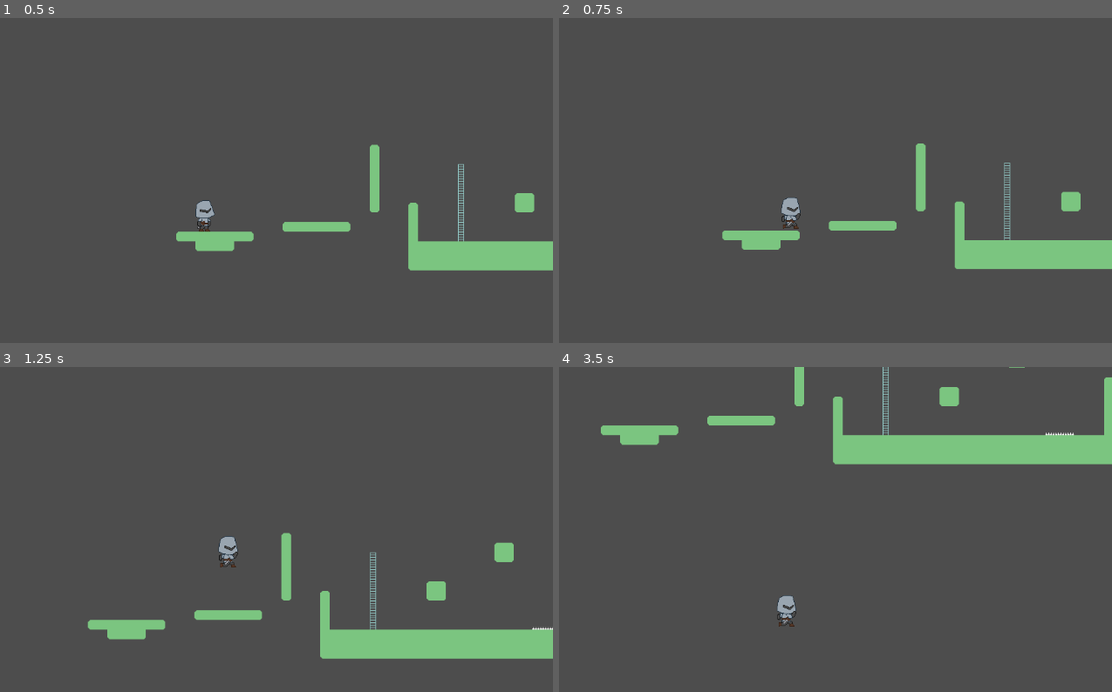
Above: before the commit, frames 1-4 (two rows, left to right).
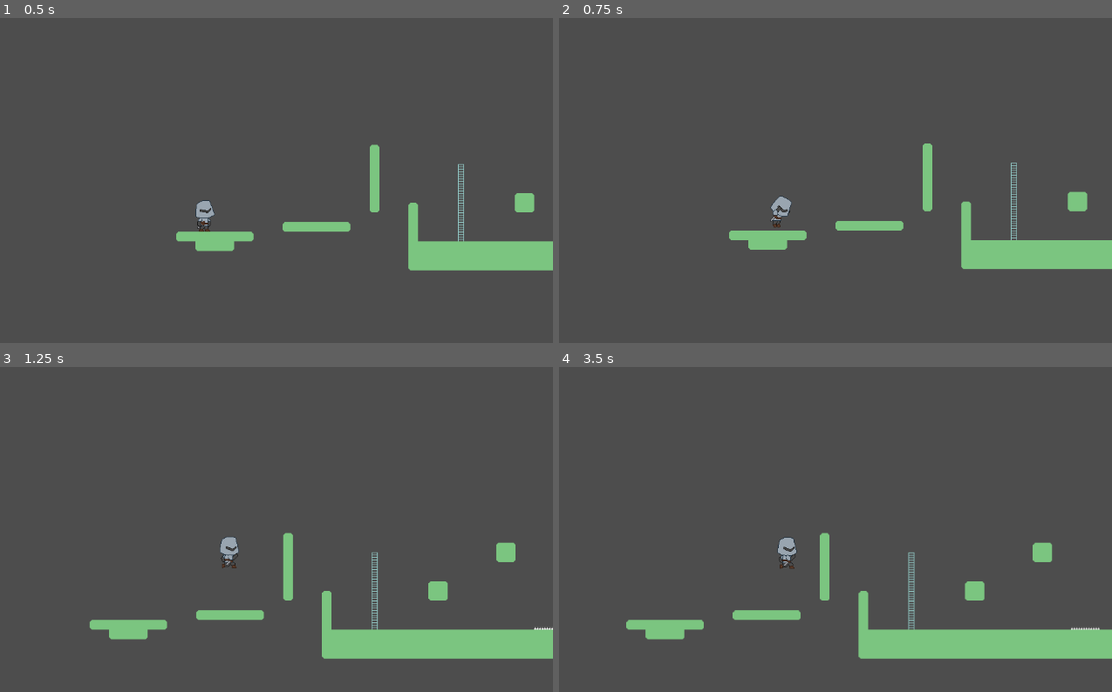
Above: after the commit, the same moments.

Repository: maxf6-283/vengeance-knight
Game: Godot game, scene res://objects/dummy_level/dummy_level.tscn
Two runs of this game, one before a commit and one after it. Both use one fixed random seed, a clock stepped at 60 frames per second and the inputs below.
Inputs:
- Up to frame 1 (0.5 s): no input
- Up to frame 2 (0.75 s): hold D (walk_right) from 0.53 s (still down); tap C (roll) at 0.6 s
- Up to frame 3 (1.25 s): keep holding D (walk_right); tap Space (jump) at 0.77 s
- Up to frame 4 (3.5 s): tap C (roll) at 1.35, 2.1, 2.85 s; tap Space (jump) at 1.52, 3.02 s; release D (walk_right) at 2.03 s; hold A (walk_left) 2.03-2.78 s; hold D (walk_right) from 2.78 s (still down)

Frame 1 is identical in both runs. In frame 2, 2.0% of the frame differs, in the area x 29-96%, y 38-78%; in frame 3, 0.8%; in frame 4, 14%, in the area x 7-100%, y 0-90%.

Commit message:
roll anim!

Diff:
--- a/objects/knight/knight.gd
+++ b/objects/knight/knight.gd
@@ -38,6 +38,10 @@
 func start_roll(direction: int):
 	rolling = true
 	velocity.y = 0
+	$RollHitBox.disabled = false
+	$HitBox.disabled = true
+	$HurtBox/RollHurtbox.disabled = false
+	$HurtBox/BaseHurtbox.disabled = true
 	var roll_tween = create_tween()
 	roll_tween.tween_property(self, "roll_speed", direction * roll_end_speed, roll_time) \
 			.from(direction * roll_start_speed).set_trans(Tween.TRANS_QUAD)
@@ -54,9 +58,9 @@
 	$KnightSprite.play("idle")
 
 func _input(event: InputEvent) -> void:
-	if Input.is_action_pressed("walk_left") or Input.is_action_pressed("walk_right"):
+	if not $KnightSprite.animation == "roll" and (Input.is_action_pressed("walk_left") or Input.is_action_pressed("walk_right")):
 		$KnightSprite.play("run")
-	elif event.is_action_released("walk_left") or event.is_action_released("walk_right"):
+	elif not $KnightSprite.animation == "roll" and (event.is_action_released("walk_left") or event.is_action_released("walk_right")):
 		$KnightSprite.play("idle")
 
 func _physics_process(delta):
@@ -101,7 +105,8 @@
 
 	if Input.is_action_just_pressed("roll") \
 			and not rolling and $RollCooldownTimer.is_stopped():
-		start_roll(facing)
+		$RollStartTimer.start()
+		$KnightSprite.play("roll")
 
 	move_and_slide()
 
@@ -143,3 +148,15 @@
 	position = respawn_location
 	velocity = Vector2(0, 0)
 	end_roll()
+
+
+func _on_knight_sprite_animation_finished() -> void:
+	if $KnightSprite.animation == "roll":
+		if Input.is_action_pressed("walk_left") or Input.is_action_pressed("walk_right"):
+			$KnightSprite.play("run")
+		else:
+			$KnightSprite.play("idle")
+
+
+func _on_roll_start_timer_timeout() -> void:
+	start_roll(facing)
--- a/objects/knight/knight.tscn
+++ b/objects/knight/knight.tscn
@@ -1,8 +1,9 @@
-[gd_scene load_steps=22 format=3 uid="uid://dpyi27wp7jgdd"]
+[gd_scene load_steps=36 format=3 uid="uid://dpyi27wp7jgdd"]
 
 [ext_resource type="Script" uid="uid://breka23xsnydt" path="res://objects/knight/knight.gd" id="1_xnh7u"]
 [ext_resource type="Texture2D" uid="uid://cr1vttptgsmo0" path="res://assets/knight_idle.png" id="2_nu1vt"]
 [ext_resource type="Texture2D" uid="uid://dyj3d4g2cgiw6" path="res://assets/knight_running.png" id="3_7wnhg"]
+[ext_resource type="Texture2D" uid="uid://711sd6pj8adh" path="res://assets/knight_roll.png" id="3_iynps"]
 
 [sub_resource type="AtlasTexture" id="AtlasTexture_7wnhg"]
 atlas = ExtResource("2_nu1vt")
@@ -31,6 +32,54 @@
 [sub_resource type="AtlasTexture" id="AtlasTexture_c8e5b"]
 atlas = ExtResource("2_nu1vt")
 region = Rect2(384, 0, 64, 64)
+
+[sub_resource type="AtlasTexture" id="AtlasTexture_ed5sq"]
+atlas = ExtResource("3_iynps")
+region = Rect2(0, 0, 64, 64)
+
+[sub_resource type="AtlasTexture" id="AtlasTexture_ua8iq"]
+atlas = ExtResource("3_iynps")
+region = Rect2(64, 0, 64, 64)
+
+[sub_resource type="AtlasTexture" id="AtlasTexture_7auhv"]
+atlas = ExtResource("3_iynps")
+region = Rect2(128, 0, 64, 64)
+
+[sub_resource type="AtlasTexture" id="AtlasTexture_yjjkh"]
+atlas = ExtResource("3_iynps")
+region = Rect2(192, 0, 64, 64)
+
+[sub_resource type="AtlasTexture" id="AtlasTexture_lm6dt"]
+atlas = ExtResource("3_iynps")
+region = Rect2(256, 0, 64, 64)
+
+[sub_resource type="AtlasTexture" id="AtlasTexture_ayg18"]
+atlas = ExtResource("3_iynps")
+region = Rect2(320, 0, 64, 64)
+
+[sub_resource type="AtlasTexture" id="AtlasTexture_4g4fa"]
+atlas = ExtResource("3_iynps")
+region = Rect2(384, 0, 64, 64)
+
+[sub_resource type="AtlasTexture" id="AtlasTexture_2ycyb"]
+atlas = ExtResource("3_iynps")
+region = Rect2(448, 0, 64, 64)
+
+[sub_resource type="AtlasTexture" id="AtlasTexture_s2ab0"]
+atlas = ExtResource("3_iynps")
+region = Rect2(512, 0, 64, 64)
+
+[sub_resource type="AtlasTexture" id="AtlasTexture_uc4kn"]
+atlas = ExtResource("3_iynps")
+region = Rect2(576, 0, 64, 64)
+
+[sub_resource type="AtlasTexture" id="AtlasTexture_h7iog"]
+atlas = ExtResource("3_iynps")
+region = Rect2(640, 0, 64, 64)
+
+[sub_resource type="AtlasTexture" id="AtlasTexture_4x303"]
+atlas = ExtResource("3_iynps")
+region = Rect2(704, 0, 64, 64)
 
 [sub_resource type="AtlasTexture" id="AtlasTexture_2an3b"]
 atlas = ExtResource("3_7wnhg")
@@ -91,6 +140,47 @@
 "loop": true,
 "name": &"idle",
 "speed": 5.0
+}, {
+"frames": [{
+"duration": 1.0,
+"texture": SubResource("AtlasTexture_ed5sq")
+}, {
+"duration": 1.0,
+"texture": SubResource("AtlasTexture_ua8iq")
+}, {
+"duration": 1.0,
+"texture": SubResource("AtlasTexture_7auhv")
+}, {
+"duration": 1.0,
+"texture": SubResource("AtlasTexture_yjjkh")
+}, {
+"duration": 1.0,
+"texture": SubResource("AtlasTexture_lm6dt")
+}, {
+"duration": 1.0,
+"texture": SubResource("AtlasTexture_ayg18")
+}, {
+"duration": 1.0,
+"texture": SubResource("AtlasTexture_4g4fa")
+}, {
+"duration": 1.0,
+"texture": SubResource("AtlasTexture_2ycyb")
+}, {
+"duration": 1.0,
+"texture": SubResource("AtlasTexture_s2ab0")
+}, {
+"duration": 1.0,
+"texture": SubResource("AtlasTexture_uc4kn")
+}, {
+"duration": 1.0,
+"texture": SubResource("AtlasTexture_h7iog")
+}, {
+"duration": 1.0,
+"texture": SubResource("AtlasTexture_4x303")
+}],
+"loop": false,
+"name": &"roll",
+"speed": 30.0
 }, {
 "frames": [{
 "duration": 1.0,
@@ -128,19 +218,27 @@
 [sub_resource type="RectangleShape2D" id="RectangleShape2D_o2iyq"]
 size = Vector2(21, 42.5)
 
+[sub_resource type="RectangleShape2D" id="RectangleShape2D_iynps"]
+size = Vector2(21, 30.75)
+
 [node name="Knight" type="CharacterBody2D"]
 script = ExtResource("1_xnh7u")
 
 [node name="KnightSprite" type="AnimatedSprite2D" parent="."]
 texture_filter = 1
 sprite_frames = SubResource("SpriteFrames_2an3b")
-animation = &"run"
-frame_progress = 0.07929827
+animation = &"roll"
+frame = 5
 
 [node name="HitBox" type="CollisionShape2D" parent="."]
 position = Vector2(0, 5.5)
 shape = SubResource("RectangleShape2D_1wu7s")
 
+[node name="RollHitBox" type="CollisionShape2D" parent="."]
+position = Vector2(0, 5.5)
+shape = SubResource("RectangleShape2D_1wu7s")
+disabled = true
+
 [node name="Camera2D" type="Camera2D" parent="."]
 position_smoothing_enabled = true
 
@@ -159,11 +257,23 @@
 [node name="HurtBox" type="Area2D" parent="." groups=["knight_hurtbox"]]
 collision_mask = 6
 
-[node name="CollisionShape2D" type="CollisionShape2D" parent="HurtBox"]
+[node name="BaseHurtbox" type="CollisionShape2D" parent="HurtBox"]
 position = Vector2(0, 5.25)
 shape = SubResource("RectangleShape2D_o2iyq")
 debug_color = Color(0.9874309, 0, 0.31808007, 0.41960785)
 
+[node name="RollHurtbox" type="CollisionShape2D" parent="HurtBox"]
+position = Vector2(0, 11)
+shape = SubResource("RectangleShape2D_iynps")
+disabled = true
+debug_color = Color(0.9601919, 0.092107065, 0.4524278, 0.41960785)
+
+[node name="RollStartTimer" type="Timer" parent="."]
+wait_time = 0.1
+one_shot = true
+
+[connection signal="animation_finished" from="KnightSprite" to="." method="_on_knight_sprite_animation_finished"]
 [connection signal="timeout" from="CoyoteFrameTimer" to="." method="_on_coyote_frame_timer_timeout"]
 [connection signal="body_entered" from="HurtBox" to="." method="_on_hurt_box_body_entered"]
 [connection signal="body_exited" from="HurtBox" to="." method="_on_hurt_box_body_exited"]
+[connection signal="timeout" from="RollStartTimer" to="." method="_on_roll_start_timer_timeout"]
Binary file added: assets/knight_roll.png
Not shown, added: assets/knight_roll.png.import
